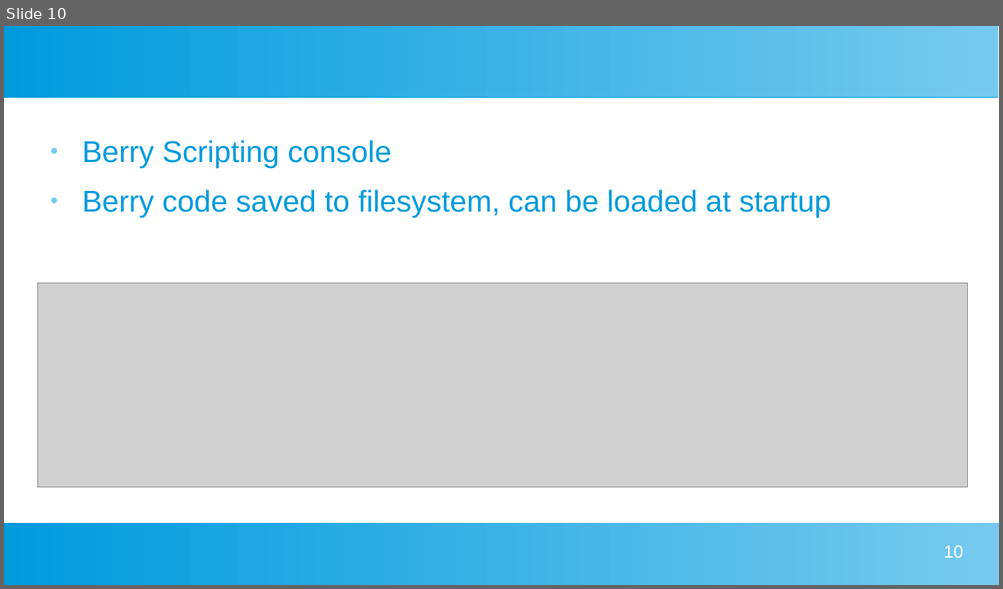
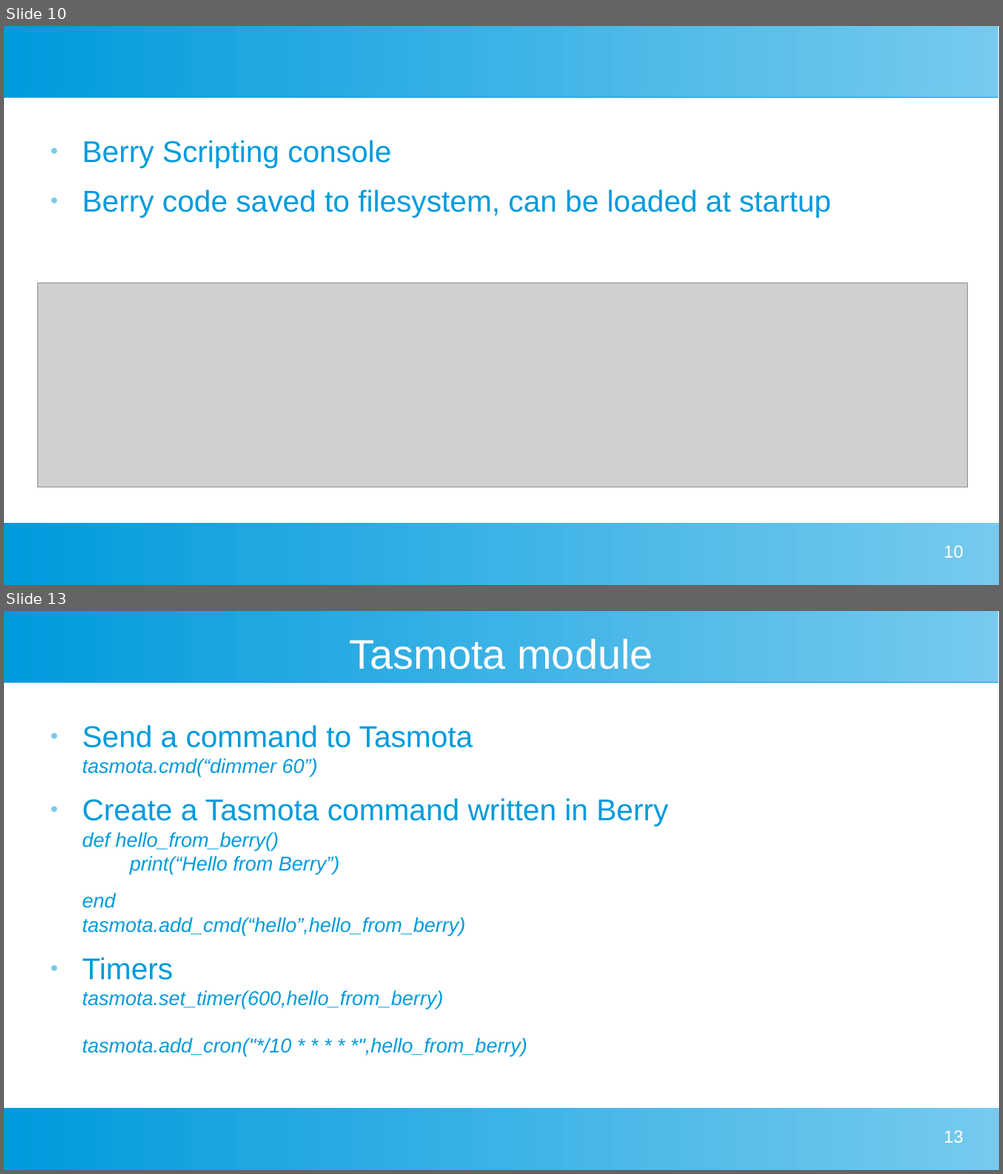
Before and after one commit to darrylb123/EO2024, a slide deck: EO2024-Tasmota+Berry.odp. Shown one above the other, each under a label of ours: slide 10 before the commit, slides 10 and 13 after it; the slides between them are not shown. The pictures are 1003x589 and 1003x1174 pixels, drawn with LibreOffice and Linux fonts; fonts in the diff are those of the drawing; grey boxes stand for pictures. Boxes give left, top, right and bottom in pixels: in the first picture for what was removed or moved away, otherwise in the second. Text is boxed around its words. In the diff, an @@ line names an element or a change of style, - is before the commit and + after.

```diff
--- a/EO2024-Tasmota+Berry.odp
+++ b/EO2024-Tasmota+Berry.odp
@@ slide 13 added at (x1=4, y1=611, x2=999, y2=1170), background #FFFFFF; not listed: 2 template elements that a slide beside it also shows @@
@@ title added at (x1=350, y1=638, x2=653, y2=669), 33 pt, text #FFFFFF @@
+Tasmota module
@@ text added at (x1=82, y1=725, x2=668, y2=1056), 16 pt, text #009BDD, italic @@
+● Send a command to Tasmota
+  tasmota.cmd(“dimmer 60”)
+● Create a Tasmota command written in Berry
+  def hello_from_berry()
+  print(“Hello from Berry”)
+end
+tasmota.add_cmd(“hello”,hello_from_berry)
+● Timers
+  tasmota.set_timer(600,hello_from_berry)
+tasmota.add_cron("*/10 * * * * *",hello_from_berry)
@@ page number added at (x1=943, y1=1130, x2=962, y2=1143), 14 pt, text #FFFFFF @@
+13
```
Also in this commit, not shown: 1 slide changed, 2 other slides added.
